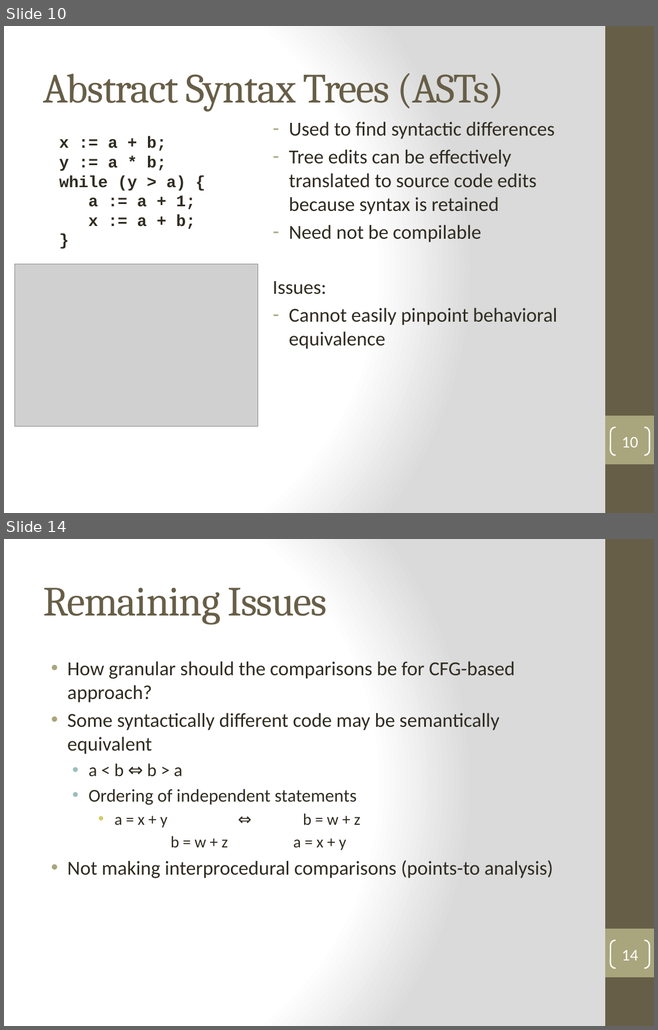
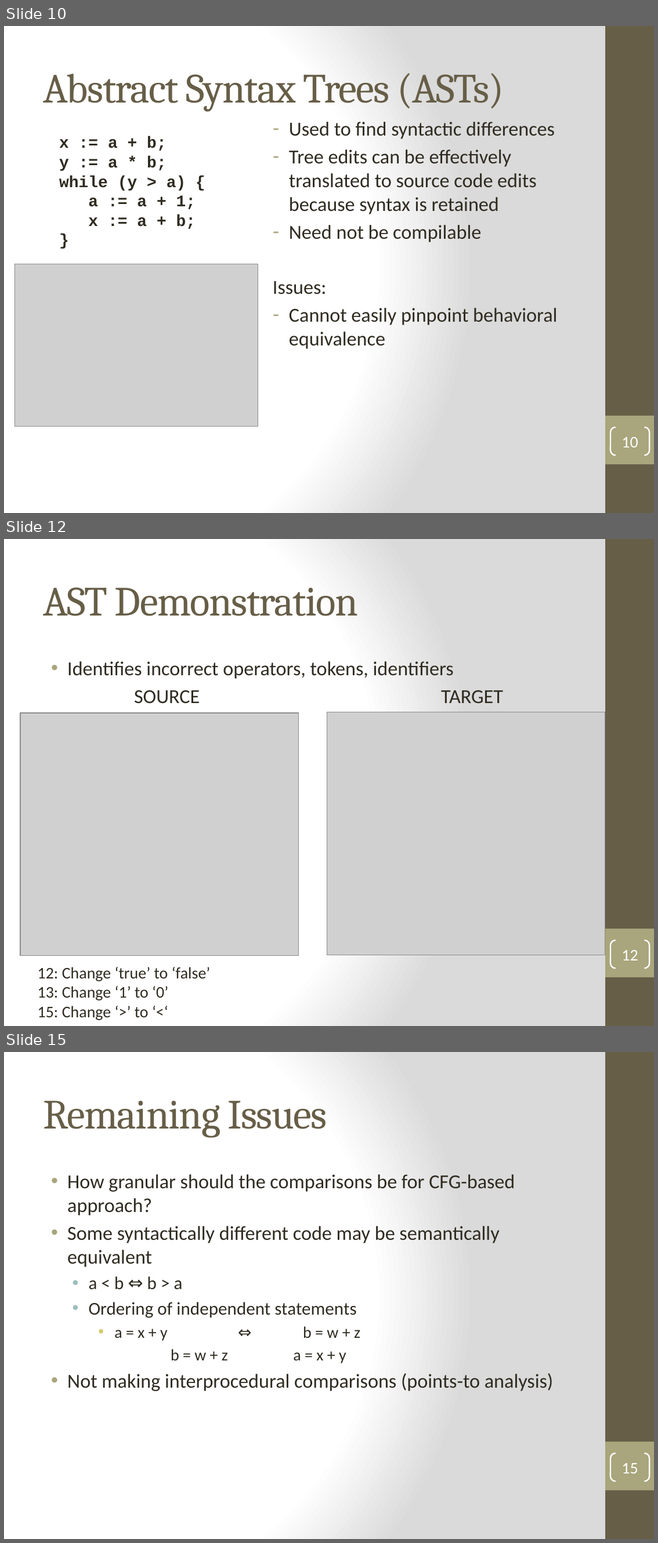
Before and after one commit to SuitAndThai/Graph-Matching, a slide deck: Documents/Winter Presentation.pptx. Shown one above the other, each under a label of ours: slides 10 and 14 before the commit, slides 10, 12 and 15 after it; the slides between them are not shown. The pictures are 658x1030 and 658x1543 pixels, drawn with LibreOffice and Linux fonts; fonts in the diff are those of the drawing; grey boxes stand for pictures. Boxes give left, top, right and bottom in pixels: in the first picture for what was removed or moved away, otherwise in the second. Text is boxed around its words. In the diff, an @@ line names an element or a change of style, - is before the commit and + after.

```diff
--- a/Documents/Winter Presentation.pptx
+++ b/Documents/Winter Presentation.pptx
@@ slide 12 added at [4, 539, 654, 1026], background gradient #FFFFFF to #DADADA; not listed: 2 template elements that a slide beside it also shows @@
@@ title added at [43, 587, 358, 616], 46 pt, text #675E47 @@
+AST Demonstration
@@ text added at [67, 661, 503, 704], 22 pt, text #2F2B20 @@
+• Identifies incorrect operators, tokens, identifiers
+SOURCE TARGET
@@ picture added at [327, 712, 605, 955] @@
@@ picture added at [20, 713, 298, 956] @@
@@ page number added at [610, 940, 649, 968], outline #FFFFFF 1.5 pt, 18 pt, text #FFFFFF @@
+12
@@ text added at [38, 967, 210, 1020], 18 pt, text #2F2B20 @@
+12: Change ‘true’ to ‘false’
+13: Change ‘1’ to ‘0’
+15: Change ‘>’ to ‘<‘
@@ what was slide 14 is now slide 15 @@
@@ page number at [621, 1463, 637, 1474]: text changed @@
-14
+15
```
Also in this commit, not shown: 4 slides changed, 2 other slides added, 2 slides removed.
